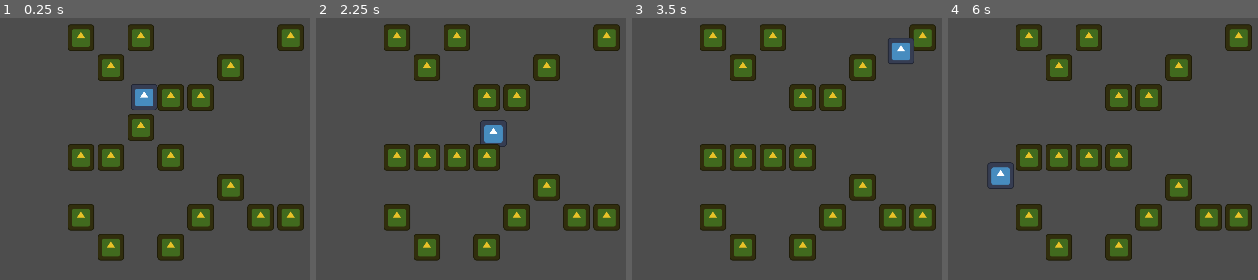
Above: before the commit, frames 1-4 (left to right).
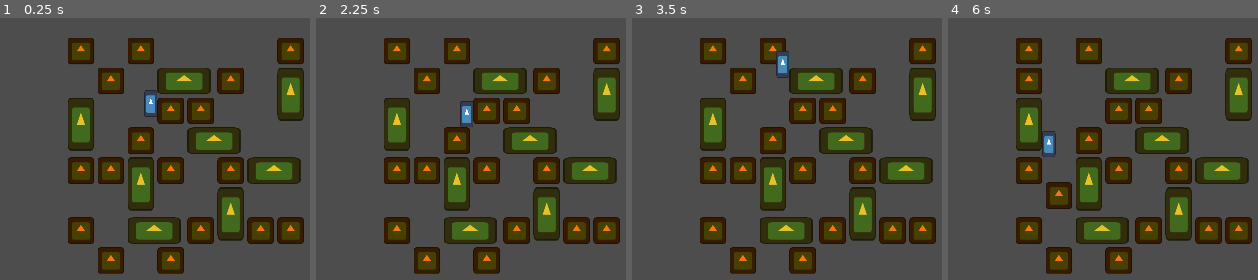
Above: after the commit, the same moments.

Repository: specialOne16/Comfy-Jam-Autumn-2025
Game: Godot game, scene res://main.tscn
Same seed, same stepped clock (60 frames per second), same inputs: the game is played once before the commit and once after it. The engine's default icon, where the game draws it, is replaced by a stand-in: a white triangle on a blue panel in a dark square.
Inputs:
- Up to frame 1 (0.25 s): no input
- Up to frame 2 (2.25 s): tap Enter at 0.5 s; hold Right (right) 0.53-1.28 s; tap Space at 1.25 s; hold Down (down) 1.28-2.03 s; hold Right (right) from 2.03 s (still down)
- Up to frame 3 (3.5 s): release Right (right) at 2.78 s; hold Up (up) from 2.78 s (still down)
- Up to frame 4 (6 s): release Up (up) at 3.53 s; hold Left (left) 3.53-5.03 s; hold Down (down) 5.03-5.78 s; hold Right (right) from 5.78 s (still down)

The runs differ from the first frame. In frame 1, 33% of the frame differs, in the area x 21-99%, y 2-98%; in frame 2, 32%; in frame 3, 32%; in frame 4, 34%, in the area x 12-99%, y 2-98%.

Commit message:
Haybale and first level map

Diff:
--- /dev/null
+++ b/haybale/h_haybale.tscn
@@ -0,0 +1,22 @@
+[gd_scene load_steps=4 format=3 uid="uid://bffv5o1svkurr"]
+
+[ext_resource type="Script" uid="uid://dvuwykhf35o3v" path="res://haybale/haybale.gd" id="1_gxfy6"]
+[ext_resource type="Texture2D" uid="uid://bqpv344x045ow" path="res://icon.svg" id="1_u4y2o"]
+
+[sub_resource type="RectangleShape2D" id="RectangleShape2D_gxfy6"]
+size = Vector2(128, 64)
+
+[node name="HHaybale" type="StaticBody2D"]
+collision_layer = 2
+collision_mask = 0
+script = ExtResource("1_gxfy6")
+
+[node name="Sprite2D" type="Sprite2D" parent="."]
+modulate = Color(0.909804, 0.756863, 0.156863, 1)
+position = Vector2(32, 0)
+scale = Vector2(1, 0.5)
+texture = ExtResource("1_u4y2o")
+
+[node name="CollisionShape2D" type="CollisionShape2D" parent="."]
+position = Vector2(32, 0)
+shape = SubResource("RectangleShape2D_gxfy6")
--- /dev/null
+++ b/haybale/haybale.gd
@@ -0,0 +1,10 @@
+extends StaticBody2D
+class_name Haybale
+
+var map_position = Vector2i.ZERO
+
+func place():
+	position = Vector2(
+		map_position.x * LevelsConfig.BASE_TILE_SIZE.x,
+		map_position.y * LevelsConfig.BASE_TILE_SIZE.y
+	)
--- /dev/null
+++ b/haybale/v_haybale.tscn
@@ -0,0 +1,22 @@
+[gd_scene load_steps=4 format=3 uid="uid://dttryyae4plao"]
+
+[ext_resource type="Texture2D" uid="uid://bqpv344x045ow" path="res://icon.svg" id="1_erg4l"]
+[ext_resource type="Script" uid="uid://dvuwykhf35o3v" path="res://haybale/haybale.gd" id="1_nsg3q"]
+
+[sub_resource type="RectangleShape2D" id="RectangleShape2D_nsg3q"]
+size = Vector2(64, 128)
+
+[node name="VHaybale" type="StaticBody2D"]
+collision_layer = 2
+collision_mask = 0
+script = ExtResource("1_nsg3q")
+
+[node name="Sprite2D" type="Sprite2D" parent="."]
+modulate = Color(0.909804, 0.756863, 0.156863, 1)
+position = Vector2(0, 32)
+scale = Vector2(0.5, 1)
+texture = ExtResource("1_erg4l")
+
+[node name="CollisionShape2D" type="CollisionShape2D" parent="."]
+position = Vector2(0, 32)
+shape = SubResource("RectangleShape2D_nsg3q")
--- a/levels_config.gd
+++ b/levels_config.gd
@@ -1,3 +1,5 @@
+const BASE_TILE_SIZE = Vector2(72, 72)
+
 const BASE_LEVEL = {
 	"pumkin": [
 		Vector2i(0, 0),
@@ -14,9 +16,21 @@
 		Vector2i(4, 2),
 		Vector2i(4, 6),
 		Vector2i(5, 1),
-		Vector2i(5, 5),
+		Vector2i(5, 4),
 		Vector2i(6, 6),
 		Vector2i(7, 0),
 		Vector2i(7, 6),
+	],
+	"h_haybale": [
+		Vector2i(3, 1),
+		Vector2i(4, 3),
+		Vector2i(6, 4),
+		Vector2i(2, 6),
+	],
+	"v_haybale": [
+		Vector2i(7, 1),
+		Vector2i(0, 2),
+		Vector2i(2, 4),
+		Vector2i(5, 5),
 	]
 }
--- a/map/map.gd
+++ b/map/map.gd
@@ -2,9 +2,12 @@
 class_name Map
 
 const PUMKIN = preload("res://pumkin/pumkin.tscn")
+const H_HAYBALE = preload("res://haybale/h_haybale.tscn")
+const V_HAYBALE = preload("res://haybale/v_haybale.tscn")
 const MAP_SIZE = 8
 
 var grid: Array[Array]
+
 
 func _init() -> void:
 	grid.resize(MAP_SIZE)
@@ -14,6 +17,12 @@
 func _ready() -> void:
 	for pumpkin_position in LevelsConfig.BASE_LEVEL.pumkin:
 		_make_pumkin(pumpkin_position)
+
+	for haybale_position in LevelsConfig.BASE_LEVEL.h_haybale:
+		_make_h_haybale(haybale_position)
+
+	for haybale_position in LevelsConfig.BASE_LEVEL.v_haybale:
+		_make_v_haybale(haybale_position)
 
 	EventManager.push_pumkin.connect(
 		func(pumkin: Pumkin, direction: Vector2i):
@@ -35,3 +44,23 @@
 	pumkin.place()
 
 	add_child(pumkin)
+
+func _make_h_haybale(haybale_position: Vector2i):
+	var haybale = H_HAYBALE.instantiate()
+	grid[haybale_position.x][haybale_position.y] = haybale
+	grid[haybale_position.x + 1][haybale_position.y] = haybale
+
+	haybale.map_position = haybale_position
+	haybale.place()
+
+	add_child(haybale)
+
+func _make_v_haybale(haybale_position: Vector2i):
+	var haybale = V_HAYBALE.instantiate()
+	grid[haybale_position.x][haybale_position.y] = haybale
+	grid[haybale_position.x][haybale_position.y + 1] = haybale
+
+	haybale.map_position = haybale_position
+	haybale.place()
+
+	add_child(haybale)
--- a/player/player.tscn
+++ b/player/player.tscn
@@ -4,7 +4,7 @@
 [ext_resource type="Texture2D" uid="uid://bqpv344x045ow" path="res://icon.svg" id="2_g1dw6"]
 
 [sub_resource type="RectangleShape2D" id="RectangleShape2D_yw30f"]
-size = Vector2(64, 32)
+size = Vector2(32, 32)
 
 [node name="Player" type="CharacterBody2D"]
 y_sort_enabled = true
@@ -12,8 +12,8 @@
 script = ExtResource("1_rkbax")
 
 [node name="Sprite2D" type="Sprite2D" parent="."]
-position = Vector2(0, -32)
-scale = Vector2(0.5, 0.5)
+position = Vector2(0, -16)
+scale = Vector2(0.25, 0.5)
 texture = ExtResource("2_g1dw6")
 
 [node name="CollisionShape2D" type="CollisionShape2D" parent="."]
--- a/pumkin/pumkin.gd
+++ b/pumkin/pumkin.gd
@@ -5,8 +5,6 @@
 const DURATION = 0.4
 const DIRECTION = [Vector2i.RIGHT, Vector2i.DOWN, Vector2i.LEFT, Vector2i.UP]
 const PUSH_COUNTDOWN : float = 0.1
-
-const PUMKIN_BASE = Vector2(72, 72)
 
 var current_push_countdown := PUSH_COUNTDOWN
 var last_push_countdown := PUSH_COUNTDOWN
@@ -20,7 +18,7 @@
 		return
 
 	var push_direction = position - pusher.position
-	var push_angle = Vector2(push_direction.x, push_direction.y * 2).angle()
+	var push_angle = Vector2(push_direction.x, push_direction.y).angle()
 	var push_index = roundi(push_angle / TAU * DIRECTION.size())
 
 	var direction = DIRECTION[push_index]
@@ -33,13 +31,19 @@
 	await tween.tween_property(
 		self,
 		"position",
-		Vector2(map_position.x * PUMKIN_BASE.x, map_position.y * PUMKIN_BASE.y),
+		Vector2(
+			map_position.x * LevelsConfig.BASE_TILE_SIZE.x,
+			map_position.y * LevelsConfig.BASE_TILE_SIZE.y
+		),
 		DURATION
 	).finished
 
 
 func place():
-	position = Vector2(map_position.x * PUMKIN_BASE.x, map_position.y * PUMKIN_BASE.y)
+	position = Vector2(
+		map_position.x * LevelsConfig.BASE_TILE_SIZE.x,
+		map_position.y * LevelsConfig.BASE_TILE_SIZE.y
+	)
 
 
 func _physics_process(delta: float) -> void:
--- a/pumkin/pumkin.tscn
+++ b/pumkin/pumkin.tscn
@@ -4,17 +4,15 @@
 [ext_resource type="Texture2D" uid="uid://bqpv344x045ow" path="res://icon.svg" id="2_jmrq1"]
 
 [sub_resource type="RectangleShape2D" id="RectangleShape2D_k8rdu"]
-size = Vector2(64, 32)
+size = Vector2(64, 64)
 
 [node name="Haybale" type="AnimatableBody2D"]
-y_sort_enabled = true
 collision_layer = 2
 collision_mask = 0
 script = ExtResource("1_ekby2")
 
 [node name="Sprite2D" type="Sprite2D" parent="."]
-modulate = Color(0.909804, 0.756863, 0.156863, 1)
-position = Vector2(0, -32)
+modulate = Color(0.984314, 0.462745, 0, 1)
 scale = Vector2(0.5, 0.5)
 texture = ExtResource("2_jmrq1")
 
Not shown, added: haybale/haybale.gd.uid
